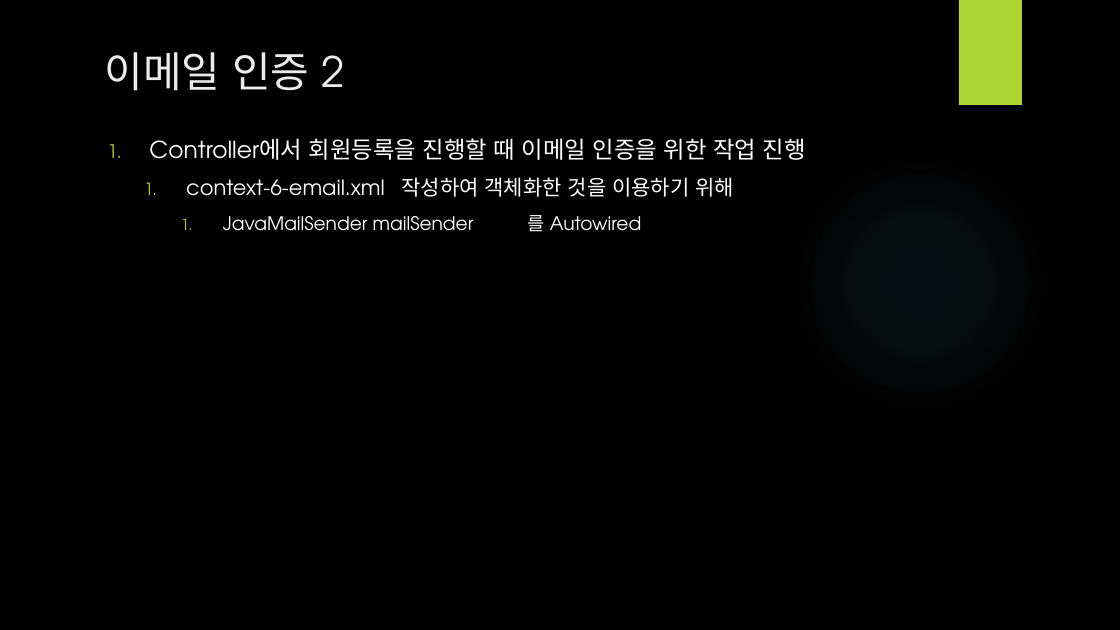
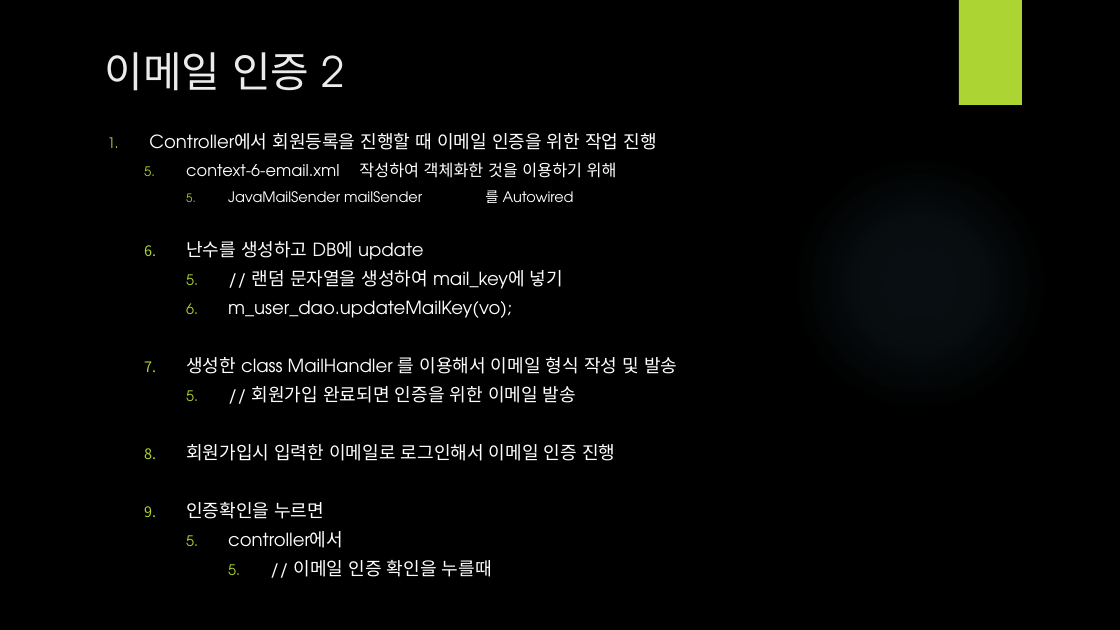
Before and after one commit to LDWon/1teamProject, a slide deck: slide 10 of 1조 실종자게시판_이동원.pptx. Drawn at 1120x630 pixels with LibreOffice and Linux fonts; fonts in the diff are those of the drawing; background and template pictures are left out. Boxes give left, top, right and bottom in pixels: in the first picture for what was removed or moved away, otherwise in the second. Text is boxed around its words. In the diff, an @@ line names an element or a change of style, - is before the commit and + after.

```diff
--- a/1조 실종자게시판_이동원.pptx
+++ b/1조 실종자게시판_이동원.pptx
@@ text at (149,133,657,178): size 20 to 15.5 pt in "Controller에서 회원등록을 진행할 때 이메일 인증을 위한 ..."; font TeX Gyre Adventor to Noto Sans CJK KR in "Controller에서 회원등록을 진행할 때 이메일 인증을 위한 ...", "작성하여 객체화한 것을 이용하기 위해", "를"; size 18 to 13.9 pt in "context-6-email.xml 작성하여 객체화한 것을 이용하기 위해"; size 16 to 12.4 pt in "JavaMailSender mailSender 를 Autowired"; line spacing 1 to 0.8; list level 2 to 1 in "context-6-email.xml 작성하여 객체화한 것을 이용하기 ..."; list level 3 to 2 in "JavaMailSender mailSender 를 Autowired" @@
@@ text at (186,270,677,577): paragraphs added @@
+3. 난수를 생성하고 DB에 update
+  5. // 랜덤 문자열을 생성하여 mail_key에 넣기
+  6. m_user_dao.updateMailKey(vo);
+4. 생성한 class MailHandler 를 이용해서 이메일 형식 작성 및 발송
+  5. // 회원가입 완료되면 인증을 위한 이메일 발송
+5. 회원가입시 입력한 이메일로 로그인해서 이메일 인증 진행
+6. 인증확인을 누르면
+  5. controller에서
+    5. // 이메일 인증 확인을 누를때
```
Also in this commit, not shown: 1 other slide changed, 17 slides added.
